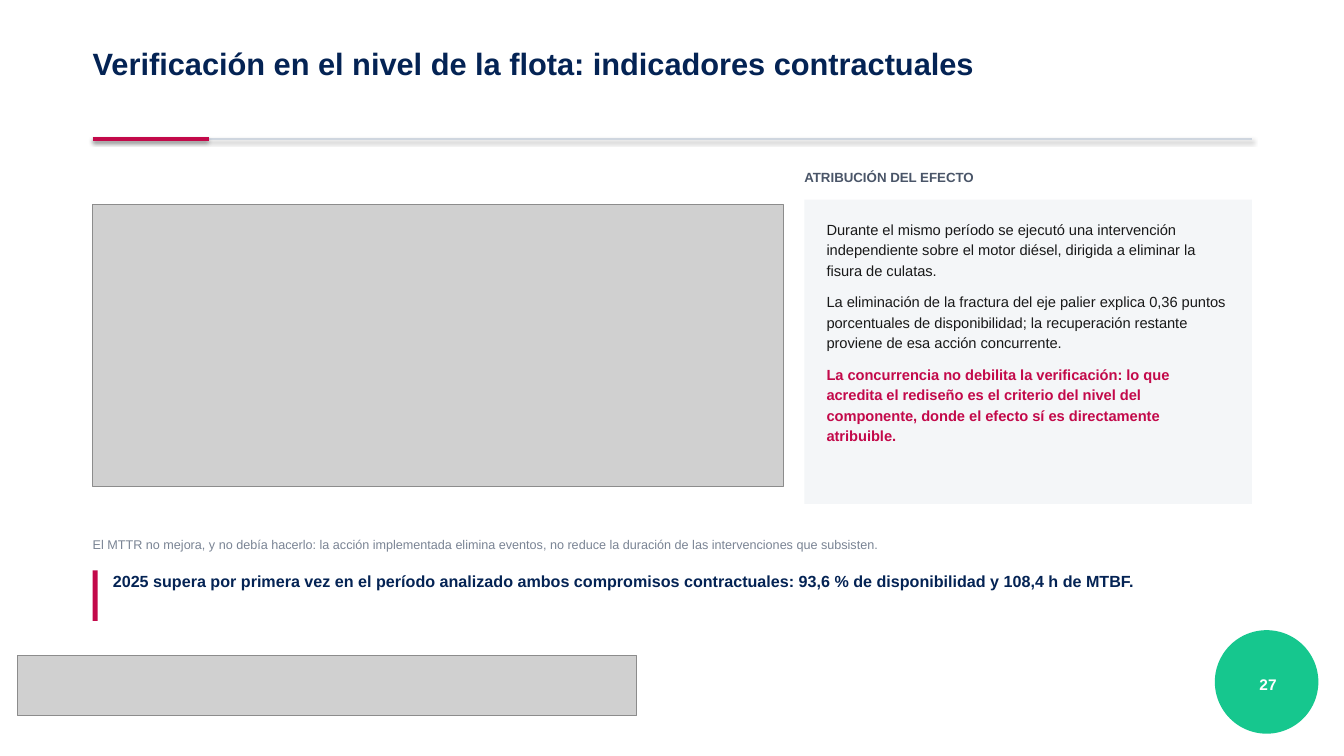
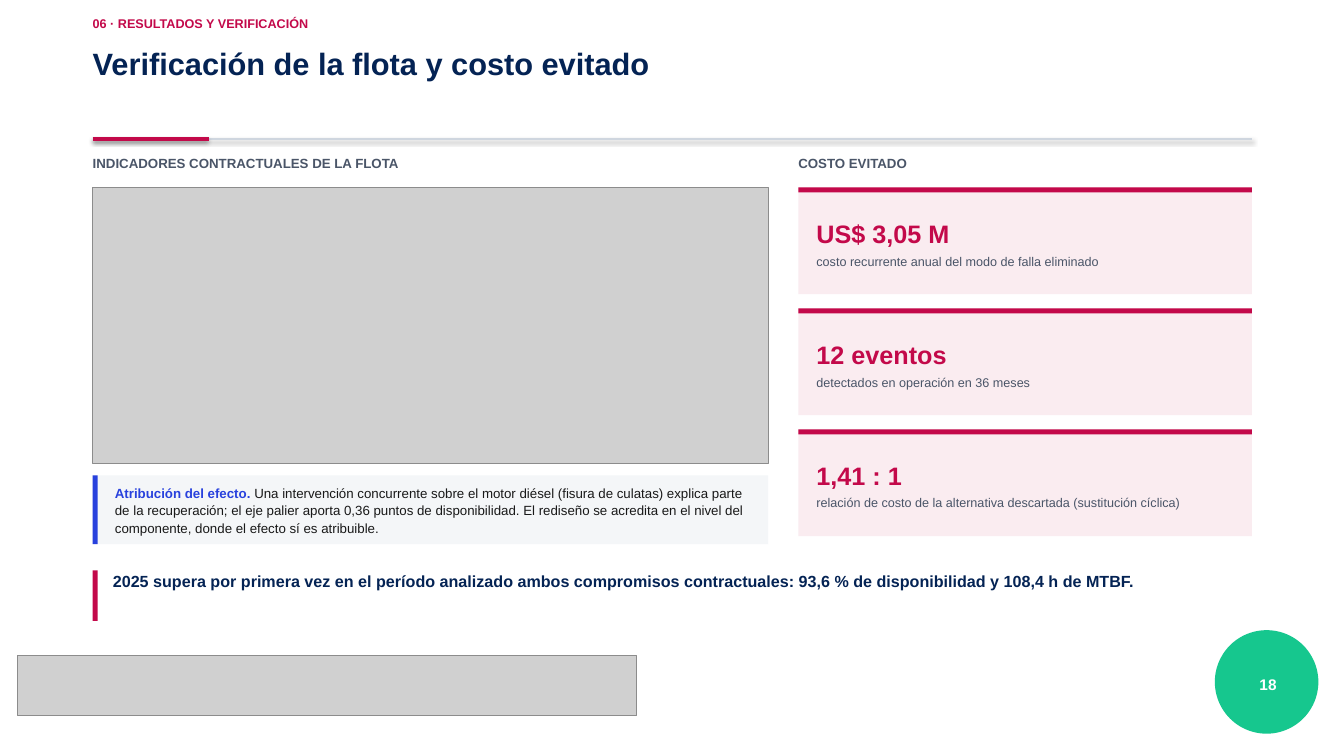
Before and after one commit to scedillo-wq/TSP, a slide deck: slide 18 of Sustentacion_TSP_Cedillo_PUCP.pptx (slide 27 before the commit). Drawn at 1344x756 pixels with LibreOffice and Linux fonts; fonts in the diff are those of the drawing; grey boxes stand for pictures; background and template pictures are left out. Boxes give left, top, right and bottom in pixels: in the first picture for what was removed or moved away, otherwise in the second. Text is boxed around its words. In the diff, an @@ line names an element or a change of style, - is before the commit and + after.

```diff
--- a/Sustentacion_TSP_Cedillo_PUCP.pptx
+++ b/Sustentacion_TSP_Cedillo_PUCP.pptx
@@ text added at [93,18,308,28], 9 pt, text #C3094A, bold @@
+06 · RESULTADOS Y VERIFICACIÓN
@@ title at [93,52,650,80]: text changed @@
-Verificación en el nivel de la flota: indicadores contractuales
+Verificación de la flota y costo evitado
@@ text added at [93,158,398,168], 9.5 pt, text #4A5568, bold @@
+INDICADORES CONTRACTUALES DE LA FLOTA
@@ text added at [798,158,907,168], 9.5 pt, text #4A5568, bold @@
+COSTO EVITADO
@@ text removed at [804,172,974,182] @@
-ATRIBUCIÓN DEL EFECTO
@@ picture: place and size @@
-picture at [93,205,783,487]
+picture at [93,188,768,464]
@@ rectangle added at [799,188,1252,294], fill #FAECF0 @@
@@ rectangle added at [799,188,1252,193], fill #C3094A @@
@@ text added at [816,224,1099,266], 9 pt, text #4A5568 @@
+US$ 3,05 M
+costo recurrente anual del modo de falla eliminado
@@ text removed at [827,224,1226,441] @@
-Durante el mismo período se ejecutó una intervención independiente sobre el motor diésel, dirigida a eliminar la fisura de culatas.
-La eliminación de la fractura del eje palier explica 0,36 puntos porcentuales de disponibilidad; la recuperación restante proviene de esa acción concurrente.
-La concurrencia no debilita la verificación: lo que acredita el rediseño es el criterio del nivel del componente, donde el efecto sí es directamente atribuible.
@@ rectangle: place and size @@
-rectangle at [805,200,1252,504]
+rectangle at [799,309,1252,415]
@@ rectangle at [799,309,1252,415]: fill #F4F6F8 to #FAECF0 @@
@@ rectangle added at [799,309,1252,314], fill #C3094A @@
@@ text added at [816,346,1030,390], 9 pt, text #4A5568 @@
+12 eventos
+detectados en operación en 36 meses
@@ rectangle added at [799,430,1252,536], fill #FAECF0 @@
@@ rectangle added at [799,430,1252,435], fill #C3094A @@
@@ rectangle added at [93,476,768,544], fill #F4F6F8 @@
@@ rectangle added at [93,476,98,544], fill #2841DD @@
@@ text added at [816,467,1180,510], 9 pt, text #4A5568 @@
+1,41 : 1
+relación de costo de la alternativa descartada (sustitución cíclica)
@@ text added at [115,488,743,536], 9.5 pt, text #191919 @@
+Atribución del efecto. Una intervención concurrente sobre el motor diésel (fisura de culatas) explica parte de la recuperación; el eje palier aporta 0,36 puntos de disponibilidad. El rediseño se acredita en el nivel del componente, donde el efecto sí es atribuible.
@@ text removed at [93,540,878,552] @@
-El MTTR no mejora, y no debía hacerlo: la acción implementada elimina eventos, no reduce la duración de las intervenciones que subsisten.
@@ text at [1259,679,1276,690]: text changed @@
-27
+18
```
Also in this commit, not shown: 18 other slides changed, 11 slides removed.
